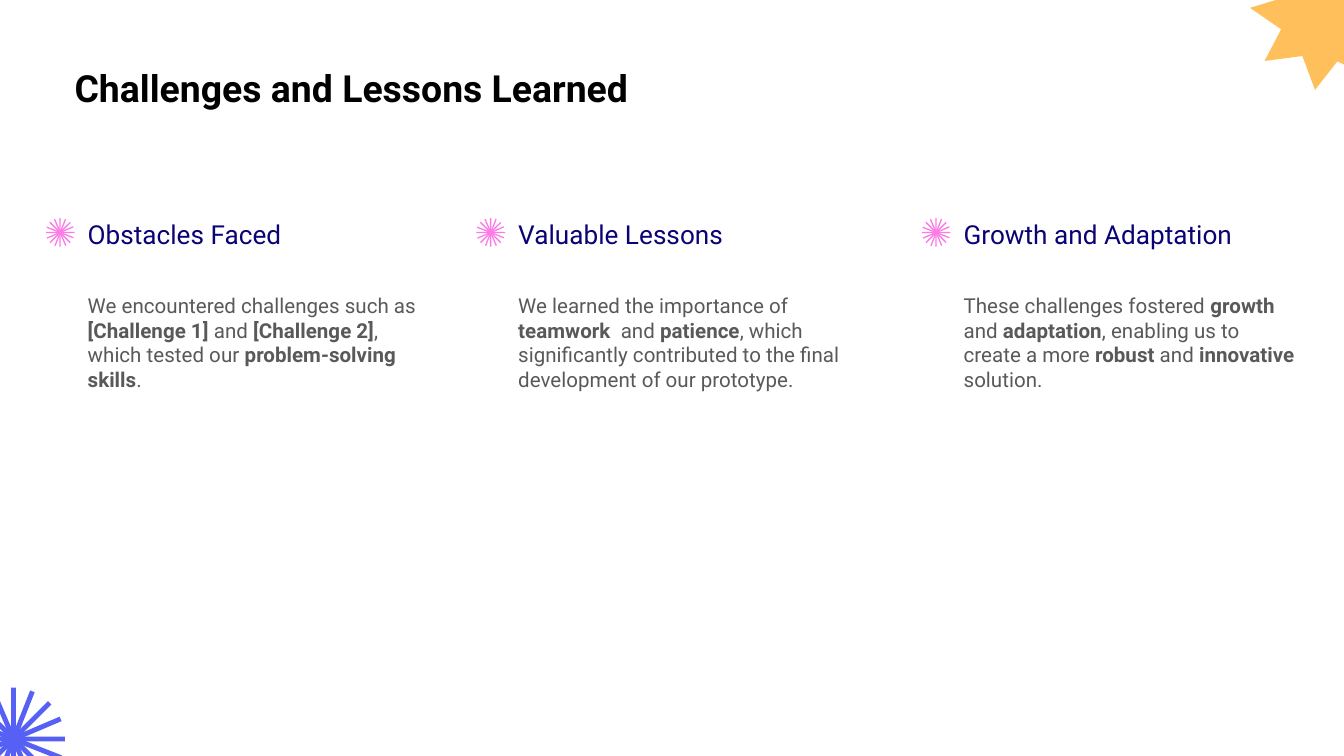
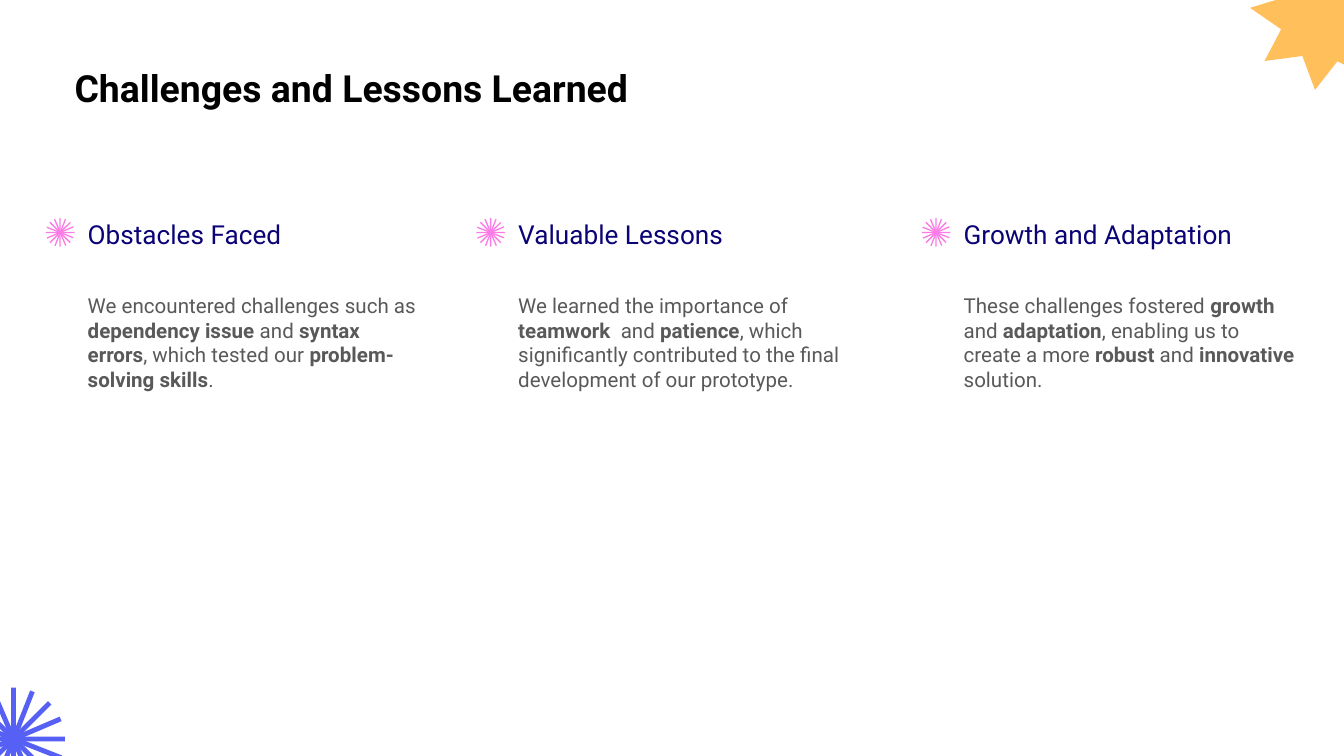
Before and after one commit to siyabonga-mashilwane/Intervarsity-Hackathon, a slide deck: slide 11 of demo/demo.pptx. Drawn at 1344x756 pixels with LibreOffice and Linux fonts; fonts in the diff are those of the drawing. Boxes give left, top, right and bottom in pixels: in the first picture for what was removed or moved away, otherwise in the second. Text is boxed around its words. In the diff, an @@ line names an element or a change of style, - is before the commit and + after.

```diff
--- a/demo/demo.pptx
+++ b/demo/demo.pptx
@@ text at [88,297,416,392]: text changed @@
-We encountered challenges such as [Challenge 1] and [Challenge 2], which tested our problem-solving skills.
+We encountered challenges such as dependency issue and syntax errors, which tested our problem-solving skills.
```
Also in this commit, not shown: 2 other slides changed, 1 slide removed.
